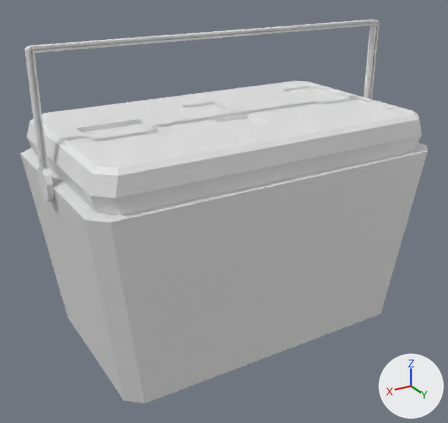
Two versions of the Blender file Blend/Casa/HouseGeladeira2.blend, one commit apart.
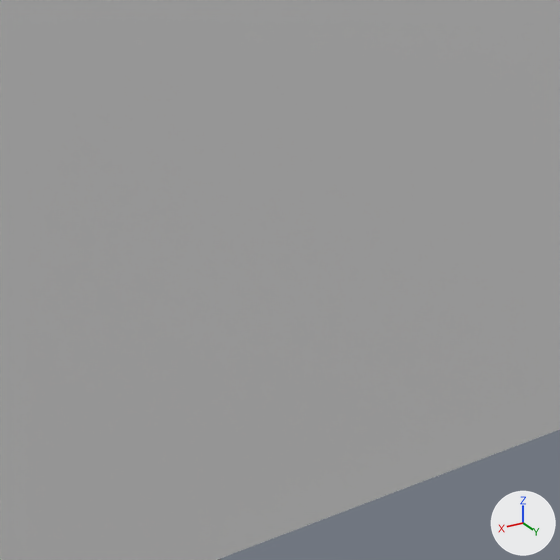
Each version appears first whole from a 50 mm lens placed at (2.7, 4.44, 3.33), pointed at (0.11, 0.11, 1.17), and next in a close-up on the part from 49% to 76% of the width and 56% to 85% of the height. Arrows for +X, +Y and +Z are at lower right; the lights stay in place.

Names of what the first close-up shows: 'HouseGeladeira2'.
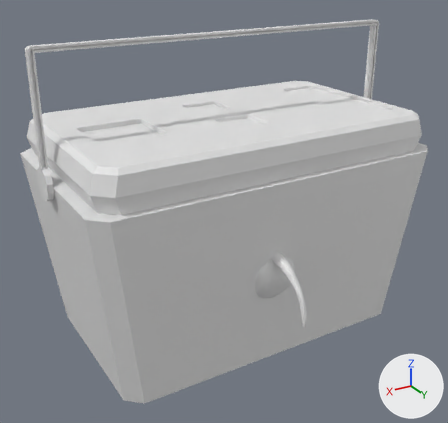
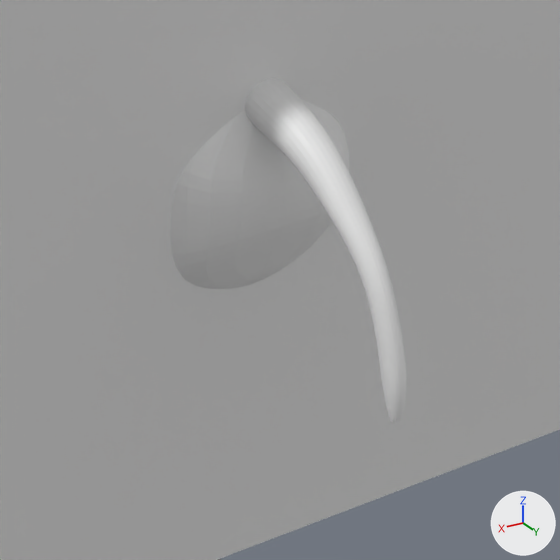
The newer file is also rescaled (x0.471), turned or shifted as a whole; pictures and numbers use the older file's frame.

Changed parts and their boxes (x1, y1, x2, y2) in the close-ups (560 x 560 px):
'BaseCat', added: after (170, 78, 406, 425)

Patch to the scene script:
```diff
--- a/Blend/Casa/HouseGeladeira2.blend.py
+++ b/Blend/Casa/HouseGeladeira2.blend.py
@@ me_basecat @@
+me_basecat.from_pydata(...)  # 4952 vertices, 4808 faces; spans x -13.4..13.8, y -0.9..75.8, z -61.1..51.9
@@ ob_basecat @@
+ob_basecat = bpy.data.objects.new('BaseCat', me_basecat)
+ob_basecat.location = (0.087, -0.001, -0.016)
+ob_basecat.rotation_euler = (1.571, 0.0, 0.0)  # degrees (90, 0, 0)
+ob_basecat.scale = (0.0212, 0.0212, 0.0212)
```
